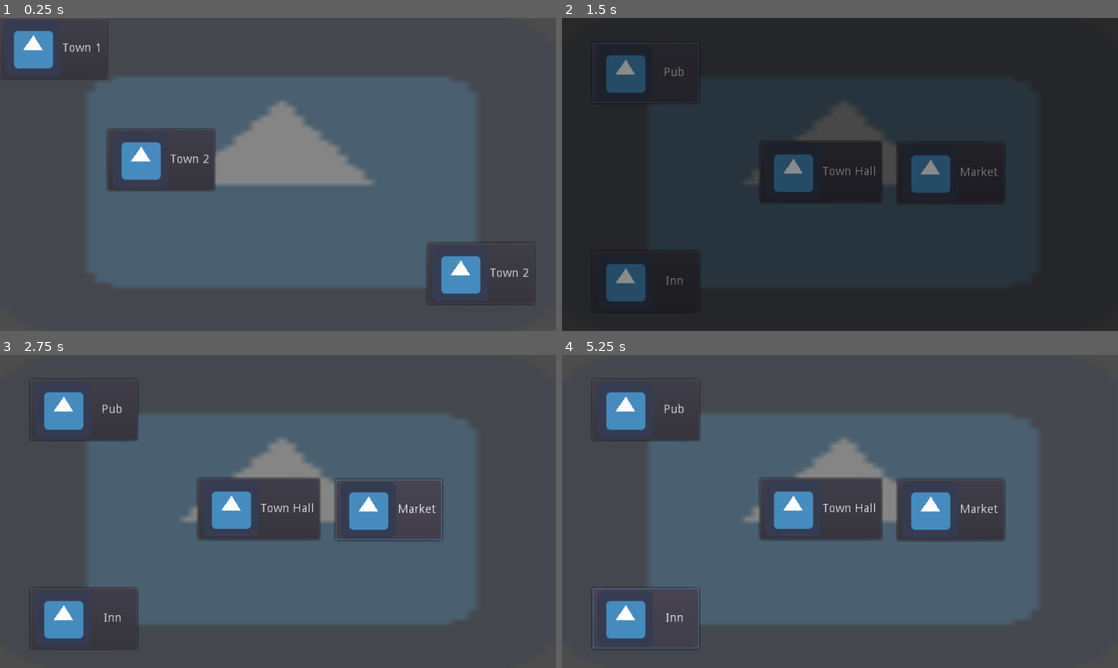
Above: before the commit, frames 1-4 (two rows, left to right).
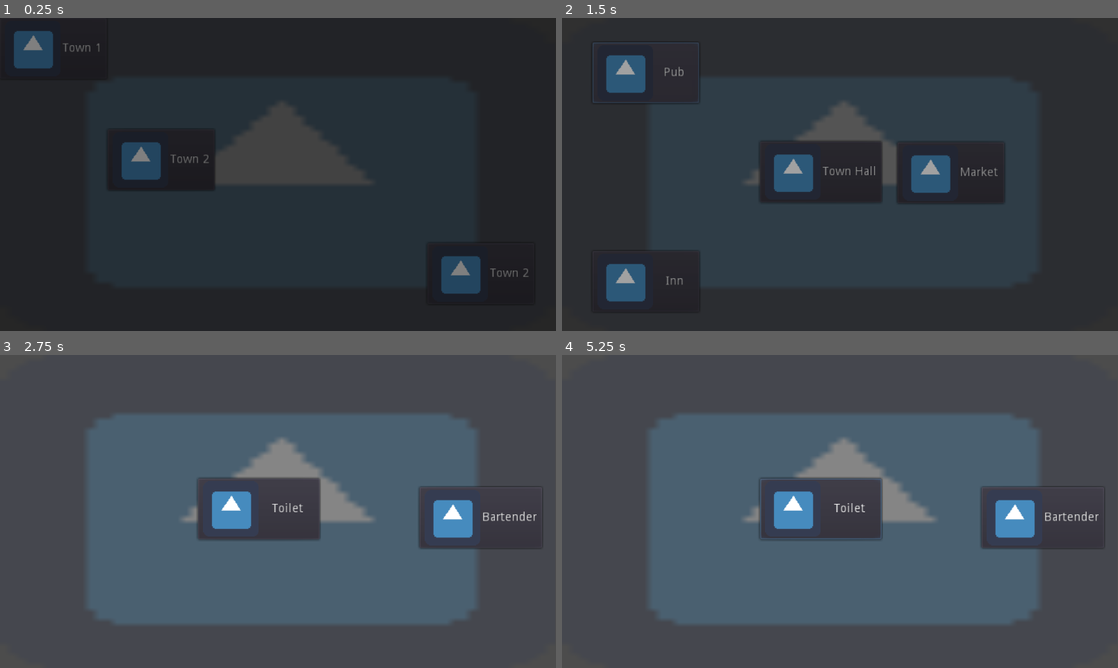
Above: after the commit, the same moments.

Repository: godofgrunts/p-a-c-rpg
Game: Godot game, scene res://scenes/Game.tscn
Two runs of this game, one before a commit and one after it. Both use one fixed random seed, a clock stepped at 60 frames per second and the inputs below. The engine's default icon, where the game draws it, is replaced by a stand-in: a white triangle on a blue panel in a dark square.
Inputs (mouse positions are in pixels of both pictures, inside the frame that each line leads up to):
- Up to frame 1 (0.25 s): no input
- Up to frame 2 (1.5 s): click "Town 1" at 0.5 s; click "Pub" at 1.25 s
- Up to frame 3 (2.75 s): click (389, 508) at 2 s, where only the run before the commit has a clickable "Market"
- Up to frame 4 (5.25 s): click (1040, 517) at 2.75 s, where only the run after the commit has a clickable "Bartender"; click (823, 508) at 3.5 s, where only the run before the commit has a clickable "Town Hall"; click (823, 508) at 4.25 s, where only the run after the commit has a clickable "Toilet"; click (645, 617) at 5 s, where only the run before the commit has a clickable "Inn"

The runs differ from the first frame. In frame 1, 100% of the frame differs, in the area x 0-100%, y 0-100%; in frame 2, less than 0.1%; in frame 3, 8.3%; in frame 4, 8.5%.

Commit message:
Restructred code. Added SignalManager singleton.

Diff:
--- a/project.godot
+++ b/project.godot
@@ -19,6 +19,10 @@
 run/main_scene="res://scenes/Game.tscn"
 config/icon="res://icon.png"
 
+[autoload]
+
+SignalManager="*res://scripts/SignalManager.gd"
+
 [display]
 
 window/size/width=640
--- a/scenes/Game.tscn
+++ b/scenes/Game.tscn
@@ -1,9 +1,7 @@
-[gd_scene load_steps=3 format=2]
+[gd_scene load_steps=2 format=2]
 
-[ext_resource path="res://scripts/controls/map_controls.gd" type="Script" id=1]
-[ext_resource path="res://scenes/maps/OverWorldMap.tscn" type="PackedScene" id=2]
+[ext_resource path="res://scenes/maps/OverWorldMap.tscn" type="PackedScene" id=1]
 
 [node name="Game" type="Node2D"]
-script = ExtResource( 1 )
 
-[node name="OverWorldMap" parent="." instance=ExtResource( 2 )]
+[node name="OverWorldMap" parent="." instance=ExtResource( 1 )]
--- a/scenes/maps/OverWorldMap.tscn
+++ b/scenes/maps/OverWorldMap.tscn
@@ -1,16 +1,19 @@
-[gd_scene load_steps=3 format=2]
+[gd_scene load_steps=5 format=2]
 
-[ext_resource path="res://icon.png" type="Texture" id=1]
-[ext_resource path="res://scripts/controls/button_script.gd" type="Script" id=2]
+[ext_resource path="res://scripts/controls/world_controller.gd" type="Script" id=1]
+[ext_resource path="res://icon.png" type="Texture" id=2]
+[ext_resource path="res://scripts/controls/travel_button.gd" type="Script" id=3]
+[ext_resource path="res://scenes/transitions/TransAnimations.tscn" type="PackedScene" id=4]
 
 [node name="OverWorldMap" type="Control"]
 anchor_right = 1.0
 anchor_bottom = 1.0
+script = ExtResource( 1 )
 
 [node name="icon" type="Sprite" parent="."]
 self_modulate = Color( 1, 1, 1, 0.317647 )
 scale = Vector2( 9.98438, 5.64062 )
-texture = ExtResource( 1 )
+texture = ExtResource( 2 )
 centered = false
 
 [node name="Locations" type="Control" parent="."]
@@ -24,11 +27,12 @@
 margin_right = 123.0
 margin_bottom = 70.0
 text = "Town 1"
-icon = ExtResource( 1 )
-script = ExtResource( 2 )
+icon = ExtResource( 2 )
+script = ExtResource( 3 )
 __meta__ = {
 "_edit_lock_": true
 }
+SceneToGoTo = "res://scenes/maps/Town1.tscn"
 
 [node name="Town2" type="Button" parent="Locations"]
 margin_left = 124.0
@@ -36,8 +40,7 @@
 margin_right = 247.0
 margin_bottom = 198.0
 text = "Town 2"
-icon = ExtResource( 1 )
-script = ExtResource( 2 )
+icon = ExtResource( 2 )
 __meta__ = {
 "_edit_lock_": true
 }
@@ -48,8 +51,9 @@
 margin_right = 615.0
 margin_bottom = 329.0
 text = "Town 2"
-icon = ExtResource( 1 )
-script = ExtResource( 2 )
+icon = ExtResource( 2 )
 __meta__ = {
 "_edit_lock_": true
 }
+
+[node name="TransAnimations" parent="." instance=ExtResource( 4 )]
--- a/scenes/maps/Town1.tscn
+++ b/scenes/maps/Town1.tscn
@@ -1,16 +1,19 @@
-[gd_scene load_steps=3 format=2]
+[gd_scene load_steps=5 format=2]
 
-[ext_resource path="res://icon.png" type="Texture" id=1]
-[ext_resource path="res://scripts/controls/button_script.gd" type="Script" id=2]
+[ext_resource path="res://scripts/controls/world_controller.gd" type="Script" id=1]
+[ext_resource path="res://icon.png" type="Texture" id=2]
+[ext_resource path="res://scripts/controls/travel_button.gd" type="Script" id=3]
+[ext_resource path="res://scenes/transitions/TransAnimations.tscn" type="PackedScene" id=4]
 
 [node name="Town1" type="Control"]
 anchor_right = 1.0
 anchor_bottom = 1.0
+script = ExtResource( 1 )
 
 [node name="icon" type="Sprite" parent="."]
 self_modulate = Color( 1, 1, 1, 0.317647 )
 scale = Vector2( 9.98438, 5.64062 )
-texture = ExtResource( 1 )
+texture = ExtResource( 2 )
 centered = false
 
 [node name="Locations" type="Control" parent="."]
@@ -50,5 +53,8 @@
 margin_right = 158.0
 margin_bottom = 98.0
 text = "Pub"
-icon = ExtResource( 1 )
-script = ExtResource( 2 )
+icon = ExtResource( 2 )
+script = ExtResource( 3 )
+SceneToGoTo = "res://scenes/maps/Town1Pub.tscn"
+
+[node name="TransAnimations" parent="." instance=ExtResource( 4 )]
--- a/scenes/maps/Town1Pub.tscn
+++ b/scenes/maps/Town1Pub.tscn
@@ -1,15 +1,18 @@
-[gd_scene load_steps=2 format=2]
+[gd_scene load_steps=4 format=2]
 
-[ext_resource path="res://icon.png" type="Texture" id=1]
+[ext_resource path="res://scripts/controls/world_controller.gd" type="Script" id=1]
+[ext_resource path="res://icon.png" type="Texture" id=2]
+[ext_resource path="res://scenes/transitions/TransAnimations.tscn" type="PackedScene" id=3]
 
 [node name="Town1Pub" type="Control"]
 anchor_right = 1.0
 anchor_bottom = 1.0
+script = ExtResource( 1 )
 
 [node name="icon" type="Sprite" parent="."]
 self_modulate = Color( 1, 1, 1, 0.317647 )
 scale = Vector2( 9.98438, 5.64062 )
-texture = ExtResource( 1 )
+texture = ExtResource( 2 )
 centered = false
 
 [node name="Locations" type="Control" parent="."]
@@ -33,4 +36,6 @@
 margin_right = 368.0
 margin_bottom = 212.0
 text = "Toilet"
-icon = ExtResource( 1 )
+icon = ExtResource( 2 )
+
+[node name="TransAnimations" parent="." instance=ExtResource( 3 )]
--- a/scenes/maps/Town2.tscn
+++ b/scenes/maps/Town2.tscn
@@ -1,15 +1,18 @@
-[gd_scene load_steps=2 format=2]
+[gd_scene load_steps=4 format=2]
 
-[ext_resource path="res://icon.png" type="Texture" id=1]
+[ext_resource path="res://scripts/controls/world_controller.gd" type="Script" id=1]
+[ext_resource path="res://icon.png" type="Texture" id=2]
+[ext_resource path="res://scenes/transitions/TransAnimations.tscn" type="PackedScene" id=3]
 
 [node name="Town2" type="Control"]
 anchor_right = 1.0
 anchor_bottom = 1.0
+script = ExtResource( 1 )
 
 [node name="icon" type="Sprite" parent="."]
 self_modulate = Color( 1, 1, 1, 0.317647 )
 scale = Vector2( 9.98438, 5.64062 )
-texture = ExtResource( 1 )
+texture = ExtResource( 2 )
 centered = false
 
 [node name="Locations" type="Control" parent="."]
@@ -49,4 +52,6 @@
 margin_right = 365.0
 margin_bottom = 297.0
 text = "Pub"
-icon = ExtResource( 1 )
+icon = ExtResource( 2 )
+
+[node name="TransAnimations" parent="." instance=ExtResource( 3 )]
--- a/scenes/transitions/FadeToBlack.tscn
+++ /dev/null
@@ -1,45 +0,0 @@
-[gd_scene load_steps=4 format=2]
-
-[ext_resource path="res://scripts/controls/fade_to_black.gd" type="Script" id=1]
-[ext_resource path="res://icon.png" type="Texture" id=2]
-
-[sub_resource type="Animation" id=1]
-resource_name = "fade"
-tracks/0/type = "value"
-tracks/0/path = NodePath("FadeToBlack/Sprite:self_modulate")
-tracks/0/interp = 2
-tracks/0/loop_wrap = true
-tracks/0/imported = false
-tracks/0/enabled = true
-tracks/0/keys = {
-"times": PoolRealArray( 0, 0.4, 0.6, 1 ),
-"transitions": PoolRealArray( 1, 1, 1, 1 ),
-"update": 0,
-"values": [ Color( 0, 0, 0, 0 ), Color( 0, 0, 0, 1 ), Color( 0, 0, 0, 1 ), Color( 0, 0, 0, 0 ) ]
-}
-tracks/1/type = "method"
-tracks/1/path = NodePath("FadeToBlack")
-tracks/1/interp = 1
-tracks/1/loop_wrap = true
-tracks/1/imported = false
-tracks/1/enabled = true
-tracks/1/keys = {
-"times": PoolRealArray( 0.5 ),
-"transitions": PoolRealArray( 1 ),
-"values": [ {
-"args": [  ],
-"method": "_on_Half_Animation_Finshed"
-} ]
-}
-
-[node name="FadeToBlack" type="AnimationPlayer"]
-autoplay = "fade"
-anims/fade = SubResource( 1 )
-script = ExtResource( 1 )
-
-[node name="Sprite" type="Sprite" parent="."]
-self_modulate = Color( 0, 0, 0, 0 )
-position = Vector2( -62, -42 )
-scale = Vector2( 12.0938, 6.67188 )
-texture = ExtResource( 2 )
-centered = false
--- /dev/null
+++ b/scenes/transitions/TransAnimations.tscn
@@ -0,0 +1,45 @@
+[gd_scene load_steps=3 format=2]
+
+[sub_resource type="Animation" id=1]
+resource_name = "FadeFromBlack"
+length = 0.5
+tracks/0/type = "value"
+tracks/0/path = NodePath("ColorRect:color")
+tracks/0/interp = 2
+tracks/0/loop_wrap = true
+tracks/0/imported = false
+tracks/0/enabled = true
+tracks/0/keys = {
+"times": PoolRealArray( 0, 0.5 ),
+"transitions": PoolRealArray( 1, 1 ),
+"update": 0,
+"values": [ Color( 0, 0, 0, 1 ), Color( 0, 0, 0, 0 ) ]
+}
+
+[sub_resource type="Animation" id=2]
+length = 0.5
+tracks/0/type = "value"
+tracks/0/path = NodePath("ColorRect:color")
+tracks/0/interp = 2
+tracks/0/loop_wrap = true
+tracks/0/imported = false
+tracks/0/enabled = true
+tracks/0/keys = {
+"times": PoolRealArray( 0, 0.5 ),
+"transitions": PoolRealArray( 1, 1 ),
+"update": 0,
+"values": [ Color( 0, 0, 0, 0 ), Color( 0, 0, 0, 1 ) ]
+}
+
+[node name="TransAnimations" type="Node"]
+
+[node name="AnimationPlayer" type="AnimationPlayer" parent="."]
+autoplay = "FadeFromBlack"
+anims/FadeFromBlack = SubResource( 1 )
+anims/FadeToBlack = SubResource( 2 )
+
+[node name="ColorRect" type="ColorRect" parent="."]
+anchor_right = 1.0
+anchor_bottom = 1.0
+mouse_filter = 2
+color = Color( 0, 0, 0, 0 )
--- /dev/null
+++ b/scripts/SignalManager.gd
@@ -0,0 +1,7 @@
+extends Node
+
+# This node controls all signals that need to go between scenes.
+# It will only control emitting signals.
+# The nodes that conenct to it will be responsible for handling the actions
+
+signal change_scene(to_scene)
--- a/scripts/controls/button_script.gd
+++ /dev/null
@@ -1,6 +0,0 @@
-extends Button
-
-onready var game = get_tree().get_root().get_node("Game")
-
-func _pressed():
-	game.goto_area(self.name, get_parent().get_parent())
--- a/scripts/controls/fade_to_black.gd
+++ /dev/null
@@ -1,10 +0,0 @@
-extends AnimationPlayer
-
-signal half_way
-
-func _ready():
-	pass
-
-func _on_Half_Animation_Finshed():
-	print("hey look it worked")
-	emit_signal("half_way")
--- a/scripts/controls/map_controls.gd
+++ /dev/null
@@ -1,42 +0,0 @@
-extends Node2D
-
-var previous_map = []
-var current_map_name
-onready var trans_anim = preload("res://scenes/transitions/FadeToBlack.tscn")
-
-var pressed_escape = false
-
-func _ready():
-	current_map_name = get_child(0).filename
-
-func goto_area(new_location_name, parent_location_scene):
-	var area_name = "res://scenes/maps/%s.tscn" % new_location_name
-	var next_area_resource = load(area_name)
-	var next_area = next_area_resource.instance()
-
-	if (pressed_escape):
-		if previous_map.size() > 0:
-			previous_map.pop_back()
-		pressed_escape = false
-	else:
-		previous_map.append(parent_location_scene.name)
-
-
-	var trans = trans_anim.instance()
-	add_child(trans)
-	var anim_name = get_child(0).name
-	yield(trans, "half_way")
-	remove_child(parent_location_scene)
-	add_child(next_area)
-	yield(trans, "animation_finished")
-	remove_child(trans)
-
-	current_map_name = get_child(0).filename
-
-	print(previous_map)
-
-func _process(delta):
-	if Input.is_action_just_pressed("ui_cancel") and previous_map.size() > 0:
-		print(previous_map[-1])
-		pressed_escape = true
-		goto_area(previous_map[-1], get_child(0))
--- /dev/null
+++ b/scripts/controls/travel_button.gd
@@ -0,0 +1,9 @@
+extends Button
+
+export (String, FILE, "*.tscn") var SceneToGoTo
+
+func _ready() -> void:
+	self.connect("pressed", self, "_change_scene_emitter")
+
+func _change_scene_emitter():
+	SignalManager.emit_signal("change_scene", SceneToGoTo)
--- /dev/null
+++ b/scripts/controls/world_controller.gd
@@ -0,0 +1,20 @@
+extends Control
+
+onready var anim_player = $TransAnimations/AnimationPlayer
+var previous_scene = "test"
+
+func _ready() -> void:
+	SignalManager.connect("change_scene", self, "_change_scene")
+	print(("Previous Scene = %s") % previous_scene)
+
+func _change_scene(to_scene) -> void:
+	var packed_scene = load(to_scene)
+	var instance = packed_scene.instance()
+
+	# Change packed scene, pack it, then switch to it
+	instance.previous_scene = self.filename
+	packed_scene.pack(instance)
+
+	anim_player.play("FadeToBlack")
+	yield(anim_player, "animation_finished")
+	get_tree().change_scene_to(packed_scene)
Binary file added: pic.png
Not shown, added: pic.png.import
Not shown: 3 places in scenes/maps/Town1.tscn that only renumber resources
Not shown: 1 places in scenes/maps/Town1Pub.tscn that only renumber resources
Not shown: 3 places in scenes/maps/Town2.tscn that only renumber resources
